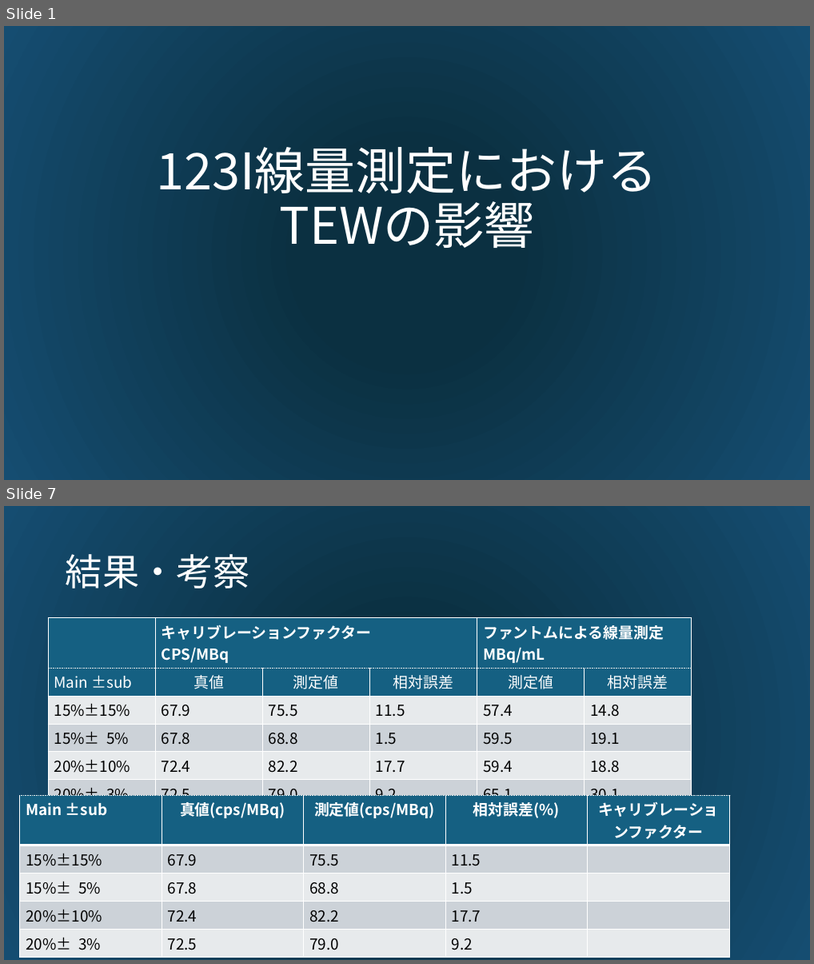
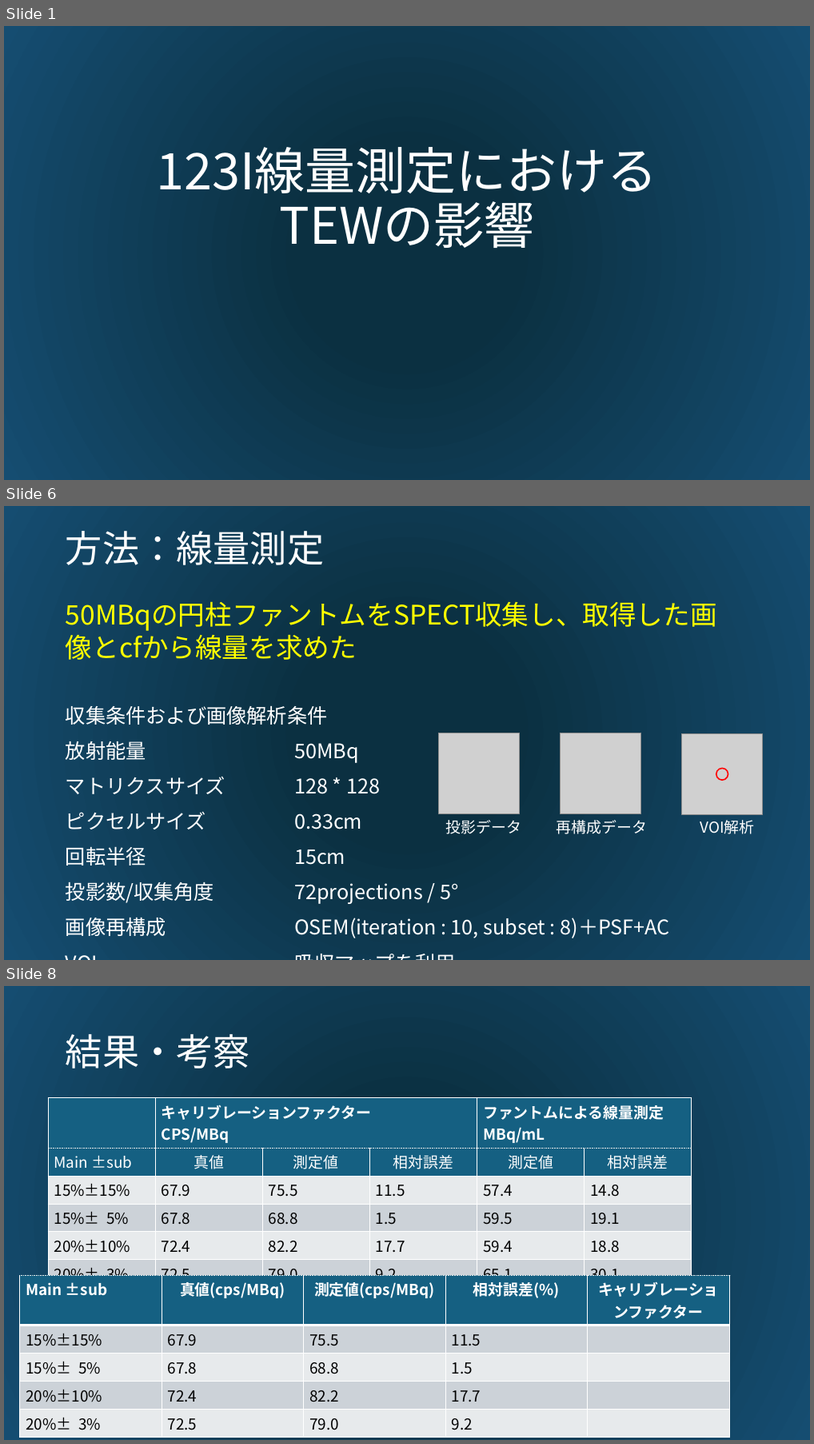
Before and after one commit to hhonda5427/simind_study, a slide deck: 123I線量測定におけるTEWの影響.pptx. Shown one above the other, each under a label of ours: slides 1 and 7 before the commit, slides 1, 6 and 8 after it; the slides between them are not shown. The pictures are 814x964 and 814x1444 pixels, drawn with LibreOffice and Linux fonts; fonts in the diff are those of the drawing; grey boxes stand for pictures. Boxes give left, top, right and bottom in pixels: in the first picture for what was removed or moved away, otherwise in the second. Text is boxed around its words. In the diff, an @@ line names an element or a change of style, - is before the commit and + after.

```diff
--- a/123I線量測定におけるTEWの影響.pptx
+++ b/123I線量測定におけるTEWの影響.pptx
@@ slide 6 added at (4, 506, 810, 960), background gradient #0B3041 to #154D71 @@
@@ title added at (66, 531, 324, 565), 44 pt, text #FFFFFF @@
+方法：線量測定
@@ text added at (66, 601, 718, 660), 32 pt, text #FFFF00 @@
+50MBqの円柱ファントムをSPECT収集し、取得した画像とcfから線量を求めた
@@ table added at (60, 696, 790, 941), 8 rows, 2 columns @@
+収集条件および画像解析条件 | 
+放射能量 | 50MBq
+マトリクスサイズ | 128 * 128
+ピクセルサイズ | 0.33cm
+回転半径 | 15cm
+投影数/収集角度 | 72projections / 5°
+画像再構成 | OSEM(iteration : 10, subset : 8)＋PSF+AC
+VOI | 吸収マップを利用
@@ group added at (439, 733, 762, 834): 3 pictures, 3 texts, 1 ellipse @@
+投影データ
+再構成データ
+VOI解析
@@ what was slide 7 is now slide 8 @@
```
Also in this commit, not shown: 4 slides changed, 1 other slide added, 1 slide removed, 2 other files.
